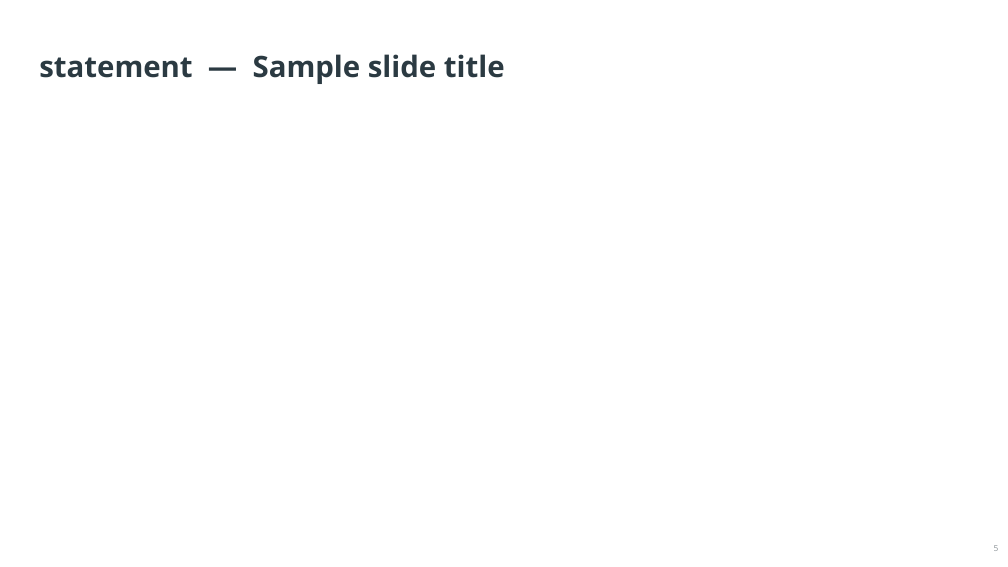
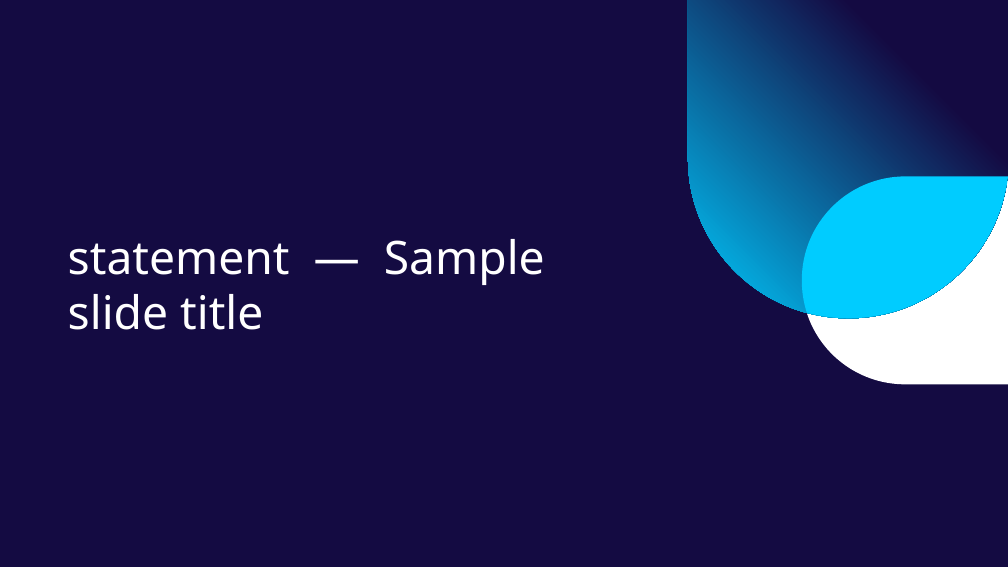
Before and after one commit to jdidonatojr/aila-course-files-test, a slide deck: slide 5 of templates/IQVIA-test-preview.pptx. Drawn at 1008x567 pixels with LibreOffice and Linux fonts; fonts in the diff are those of the drawing; background and template pictures are left out. Boxes give left, top, right and bottom in pixels: in the first picture for what was removed or moved away, otherwise in the second. Text is boxed around its words. In the diff, an @@ line names an element or a change of style, - is before the commit and + after.

```diff
--- a/templates/IQVIA-test-preview.pptx
+++ b/templates/IQVIA-test-preview.pptx
@@ background #FFFFFF to #2B3A42 @@
@@ rectangle added at [0, 0, 1008, 567], fill #140B42 @@
@@ freeform shape added at [688, 0, 1008, 318], fill gradient #00CCFF to #140A42 @@
@@ round same rect added at [802, 176, 1008, 384], fill #FFFFFF @@
@@ freeform shape added at [802, 177, 1008, 319], fill #00CCFF @@
@@ title "statement — Sample slide title": place and size @@
-title "statement — Sample slide title" at [39, 54, 505, 84]
+title "statement — Sample slide title" at [68, 239, 545, 330]
@@ title "statement — Sample slide title" at [68, 239, 545, 330]: size 28 to 44 pt, text colour #2B3A42 to #FFFFFF, bold off; line spacing 0.9 to 1; vertical alignment bottom to middle @@
@@ page number removed at [994, 545, 999, 551] @@
-5
```
Also in this commit, not shown: 1 other slide changed.
